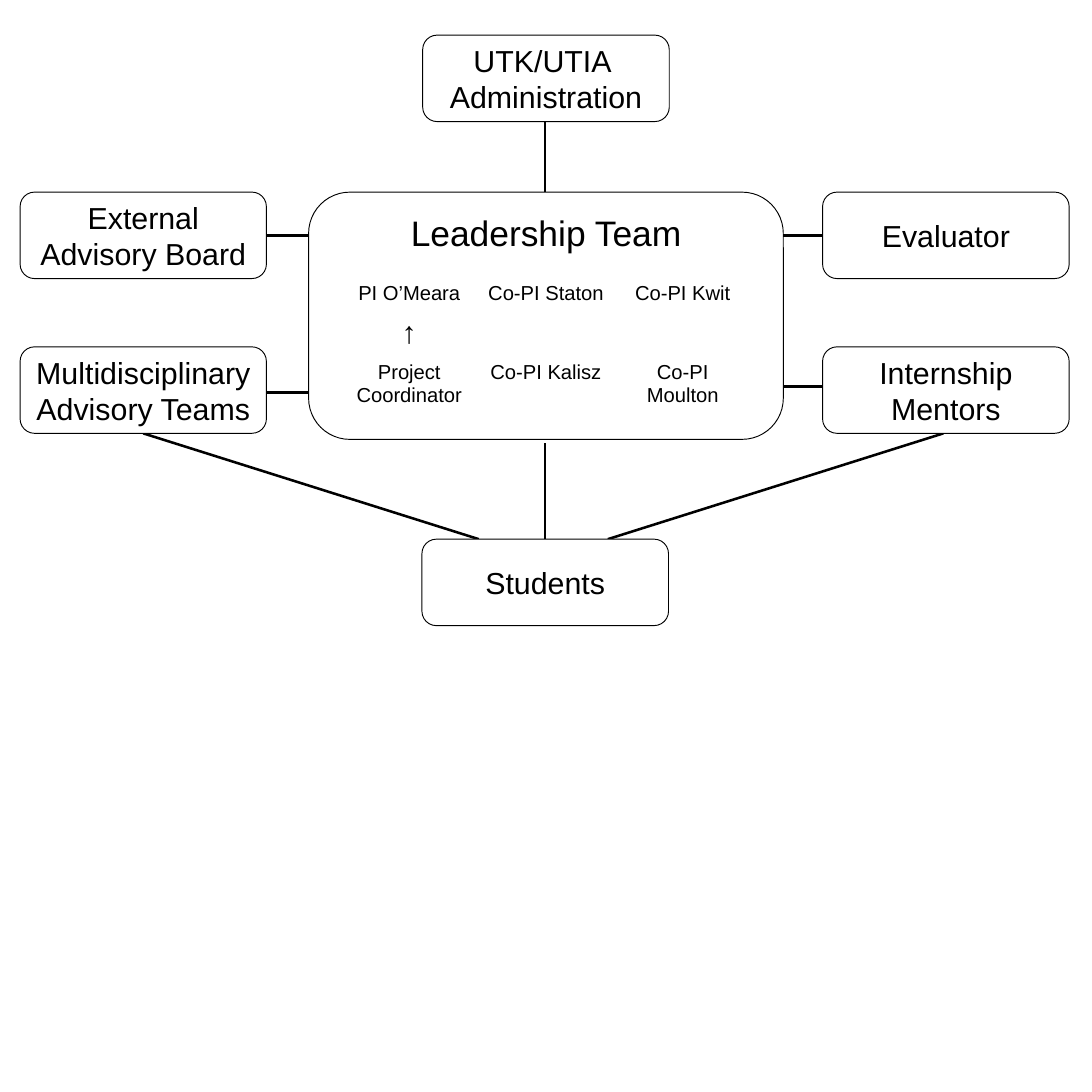
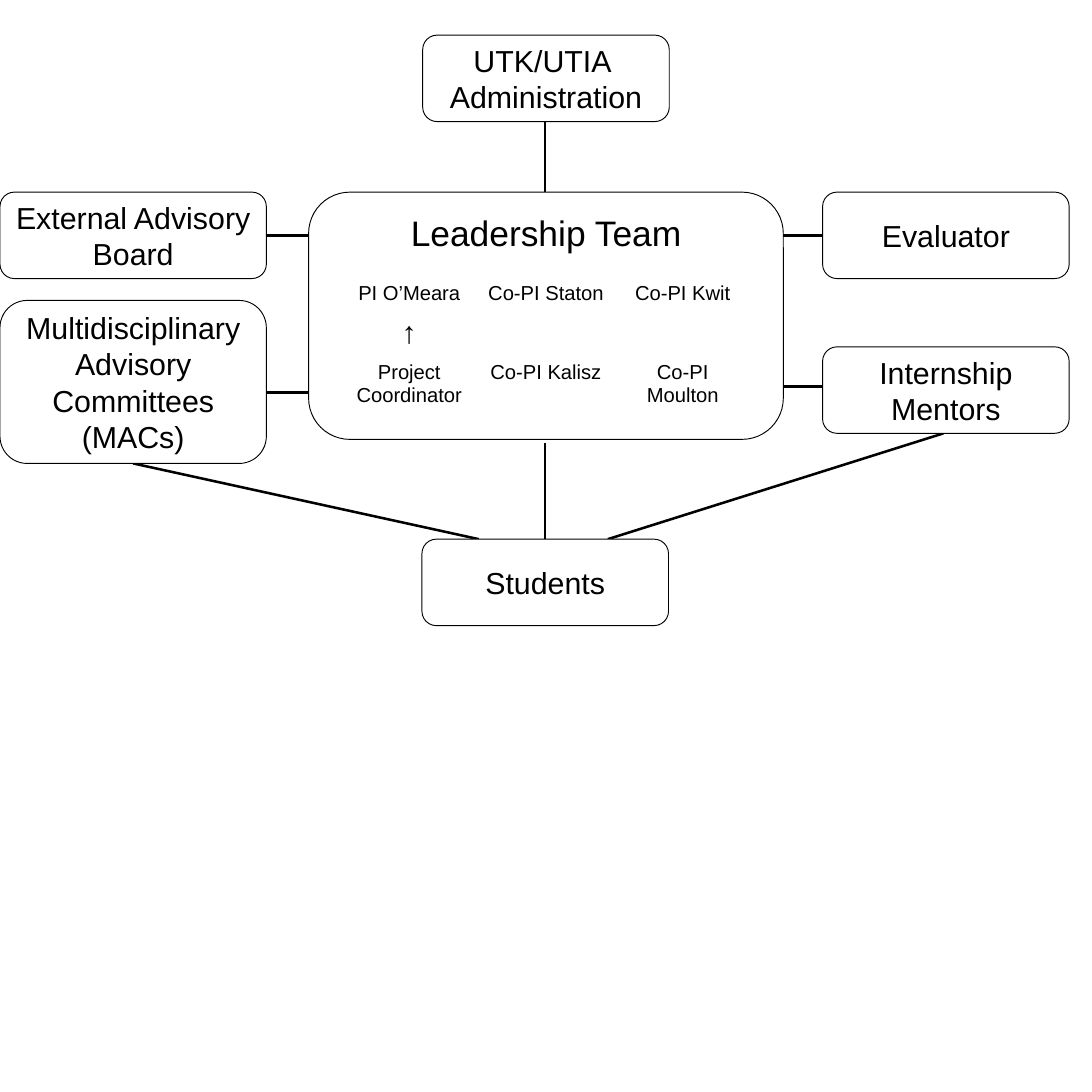
Before and after one commit to bomeara/EEB_NRT, a slide deck: slide 1 of FinalProposal/OrgChart.pptx. Drawn at 1092x1092 pixels with LibreOffice and Linux fonts; fonts in the diff are those of the drawing. Boxes give left, top, right and bottom in pixels: in the first picture for what was removed or moved away, otherwise in the second. Text is boxed around its words. In the diff, an @@ line names an element or a change of style, - is before the commit and + after.

```diff
--- a/FinalProposal/OrgChart.pptx
+++ b/FinalProposal/OrgChart.pptx
@@ rounded rectangle "External Advisory Board": place and size @@
-rounded rectangle "External Advisory Board" at box(20, 192, 267, 278)
+rounded rectangle "External Advisory Board" at box(0, 192, 267, 278)
@@ rounded rectangle "Multidisciplinary Advisory Committees (MACs)": place and size @@
-rounded rectangle "Multidisciplinary Advisory Committees (MACs)" at box(20, 347, 267, 433)
+rounded rectangle "Multidisciplinary Advisory Committees (MACs)" at box(0, 300, 267, 463)
@@ text in rounded rectangle at box(26, 317, 240, 454): text changed @@
-Multidisciplinary Advisory Teams
+Multidisciplinary Advisory Committees (MACs)
@@ line moved from (143, 433) - (479, 540) to (133, 463) - (479, 540) @@
```
Also in this commit, not shown: 8 other files.
